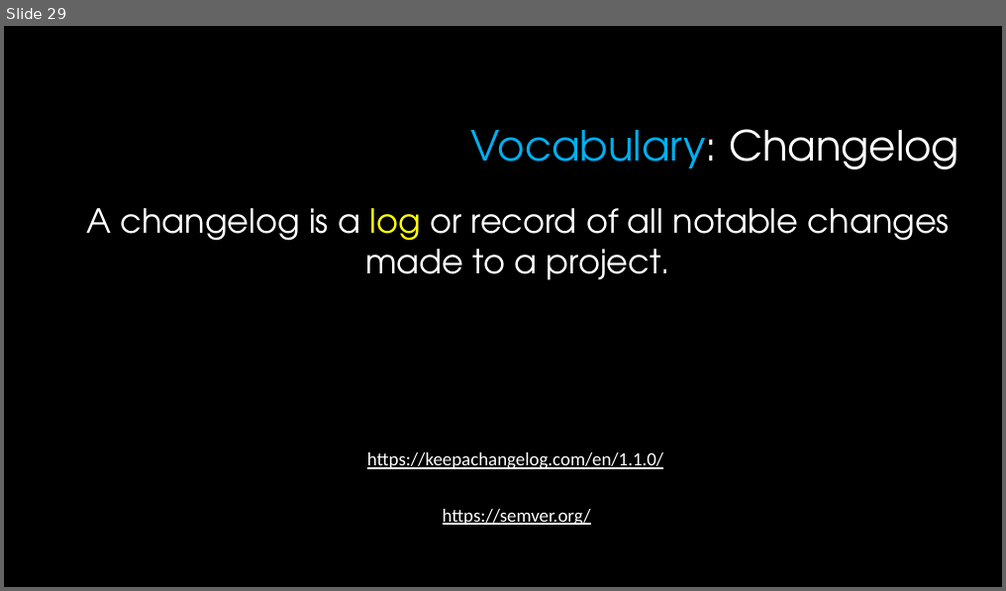
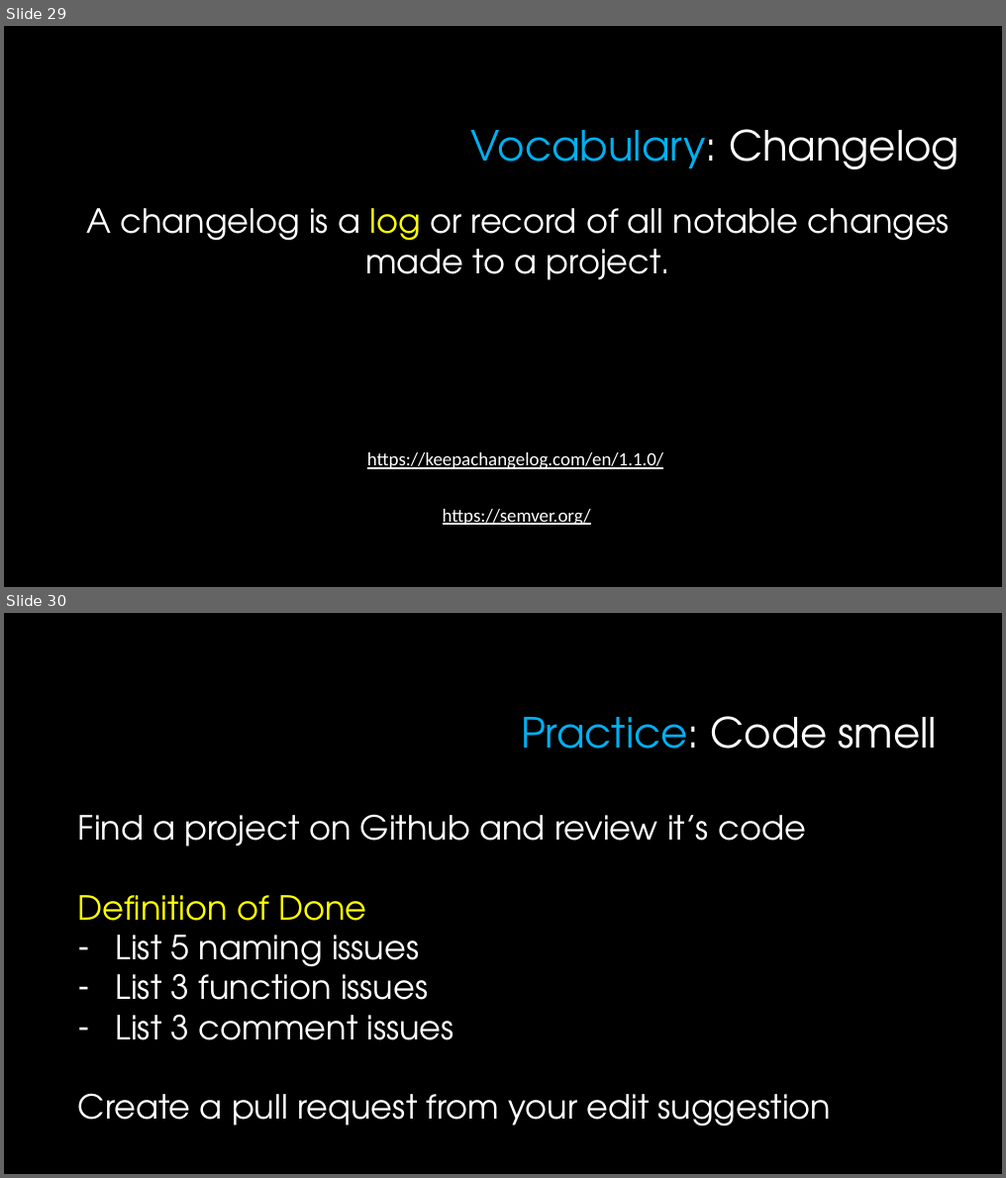
Before and after one commit to javaherisaber/CleanCode, a slide deck: slides/04 - Chapter 4 - Comments.pptx. Shown one above the other, each under a label of ours: slide 29 before the commit, slides 29 and 30 after it. The pictures are 1006x591 and 1006x1178 pixels, drawn with LibreOffice and Linux fonts; fonts in the diff are those of the drawing; background and template pictures are left out. Boxes give left, top, right and bottom in pixels: in the first picture for what was removed or moved away, otherwise in the second. Text is boxed around its words. In the diff, an @@ line names an element or a change of style, - is before the commit and + after.

Commit message:
Add practice to chapter 4 slide

```diff
--- a/slides/04 - Chapter 4 - Comments.pptx
+++ b/slides/04 - Chapter 4 - Comments.pptx
@@ slide 30 added at (4,613,1002,1174), background #FFFFFF; not listed: 1 template element that a slide beside it also shows @@
@@ title added at (521,716,937,749), 40 pt, text #FFFFFF @@
+Practice: Code smell
@@ text added at (78,814,832,1127), 32 pt, text #FFFFFF @@
+Find a project on Github and review it’s code
+Definition of Done
+– List 5 naming issues
+– List 3 function issues
+– List 3 comment issues
+Create a pull request from your edit suggestion
```
Also in this commit, not shown: 1 slide removed.
